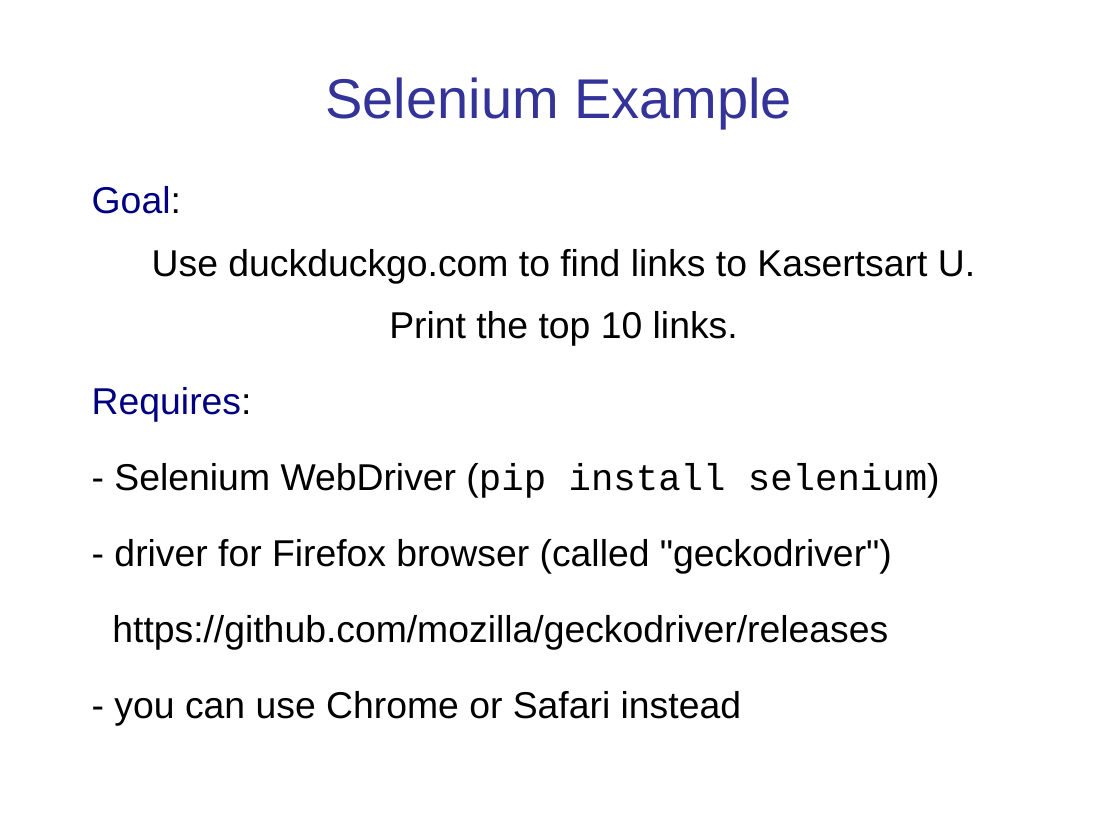
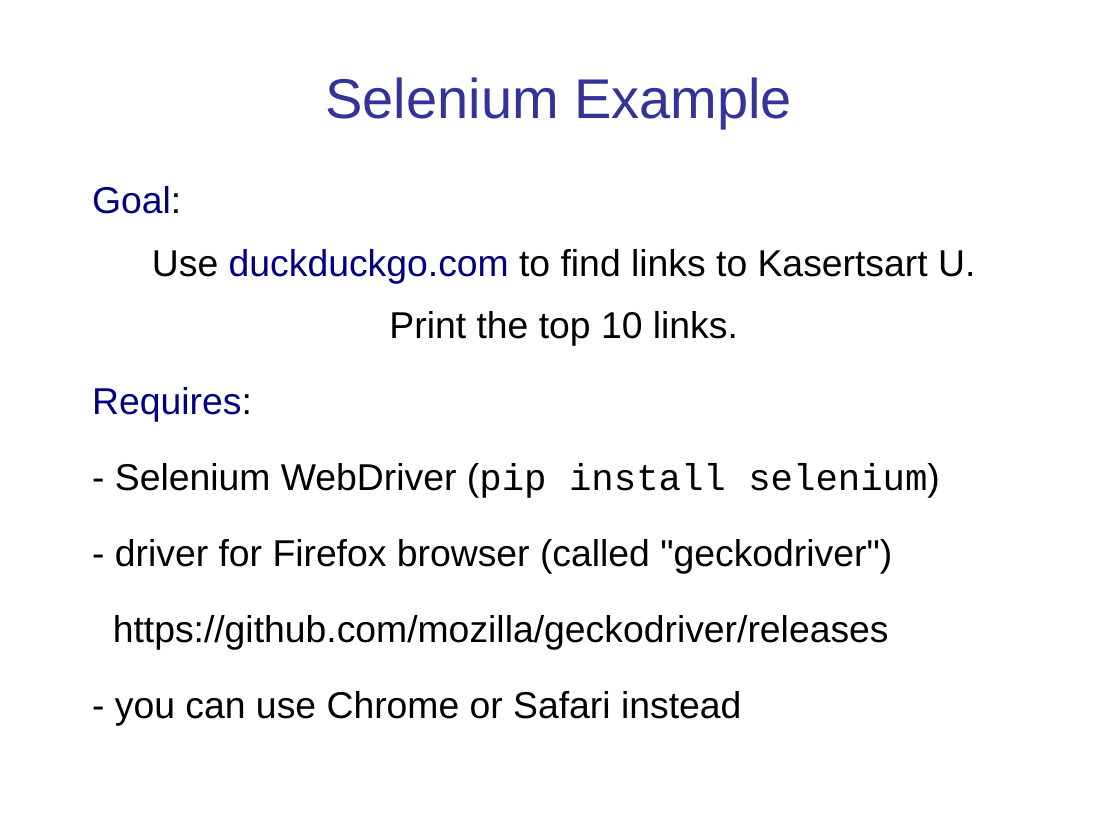
Before and after one commit to cpske/ISP, a slide deck: slide 25 of testing/WebTesting.ppt (slide 23 before the commit). Drawn at 1120x840 pixels with LibreOffice and Linux fonts; fonts in the diff are those of the drawing. Boxes give left, top, right and bottom in pixels: in the first picture for what was removed or moved away, otherwise in the second. Text is boxed around its words. In the diff, an @@ line names an element or a change of style, - is before the commit and + after.

```diff
--- a/testing/WebTesting.ppt
+++ b/testing/WebTesting.ppt
@@ text at (x1=152, y1=249, x2=975, y2=283): text colour #000000 to #000080 in "duckduckgo.com" @@
```
Also in this commit, not shown: 9 other slides changed, 2 slides added, 2 other files.
